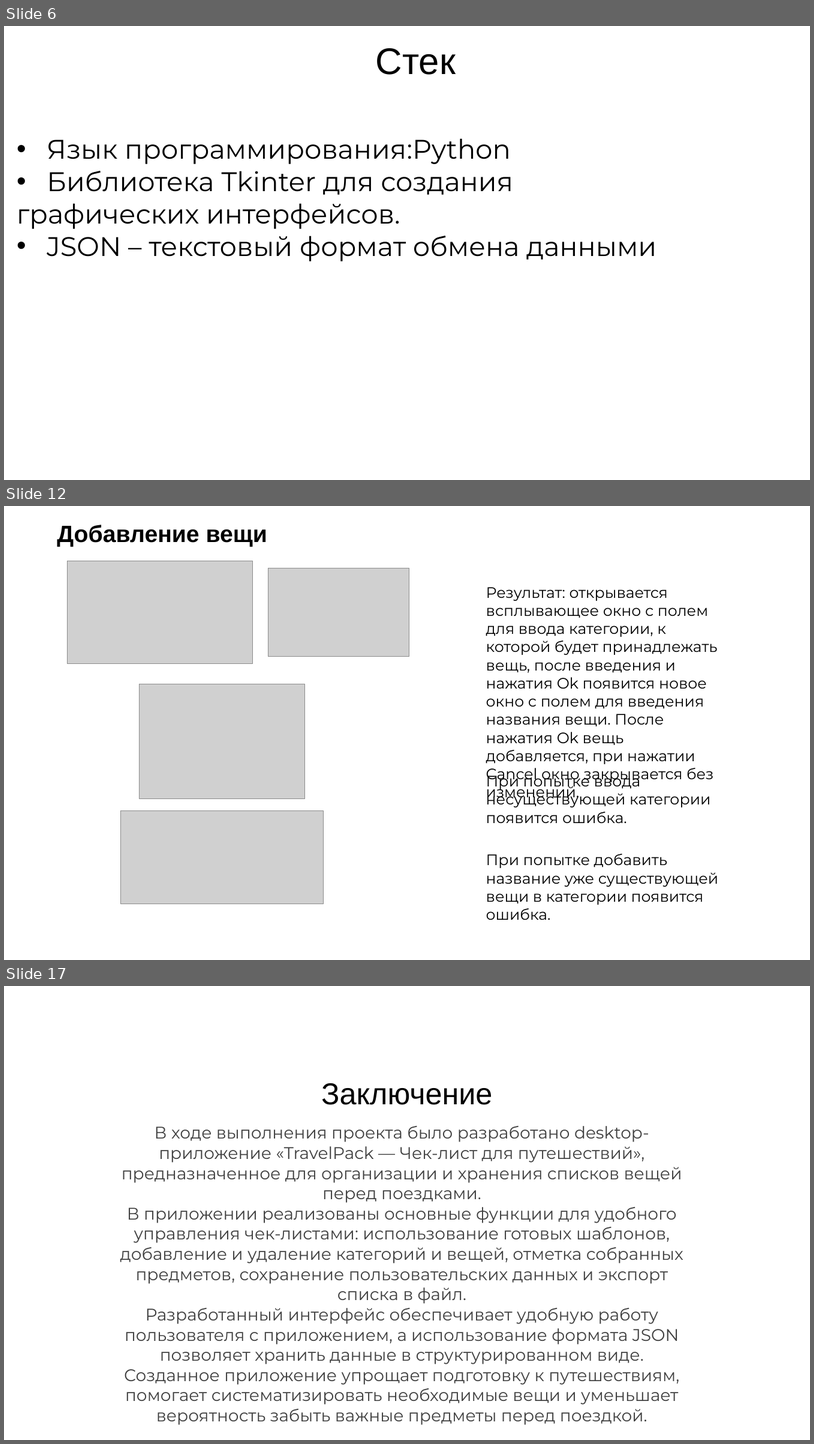
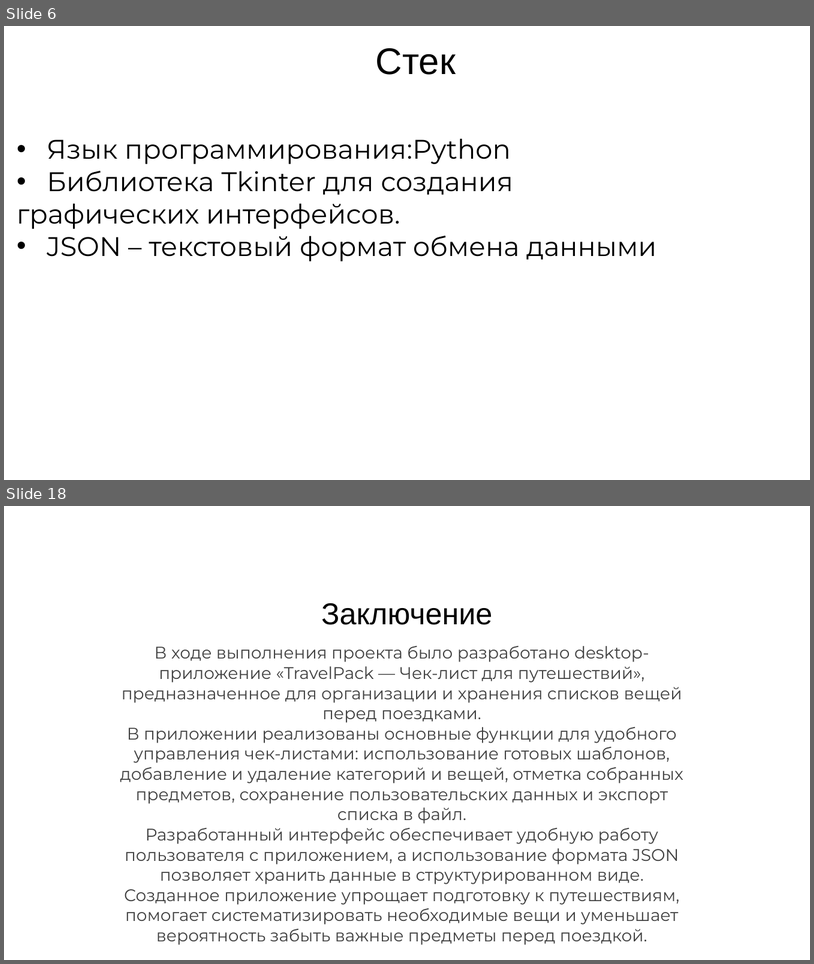
Before and after one commit to Samira13456/project3, a slide deck: pr3.pptx. Shown one above the other, each under a label of ours: slides 6, 12 and 17 before the commit, slides 6 and 18 after it; the slides between them are not shown. The pictures are 814x1444 and 814x964 pixels, drawn with LibreOffice and Linux fonts; fonts in the diff are those of the drawing; grey boxes stand for pictures; background and template pictures are left out. Boxes give left, top, right and bottom in pixels: in the first picture for what was removed or moved away, otherwise in the second. Text is boxed around its words. In the diff, an @@ line names an element or a change of style, - is before the commit and + after.

```diff
--- a/pr3.pptx
+++ b/pr3.pptx
@@ slide 12 removed at [4, 506, 810, 960], background picture (left out) @@
@@ text removed at [57, 525, 267, 547] @@
-Добавление вещи
@@ rounded rectangle removed at [52, 554, 431, 913] @@
@@ rounded rectangle removed at [468, 554, 763, 913] @@
@@ picture removed at [68, 561, 252, 663] @@
@@ picture removed at [269, 568, 410, 656] @@
@@ text removed at [486, 587, 718, 801] @@
-Результат: открывается всплывающее окно с полем для ввода категории, к которой будет принадлежать вещь, после введения и нажатия Ok появится новое окно с полем для введения названия вещи. После нажатия Ok вещь добавляется, при нажатии Cancel окно закрывается без изменений.
@@ picture removed at [140, 684, 305, 799] @@
@@ text removed at [486, 772, 711, 823] @@
-При попытке ввода несуществующей категории появится ошибка.
@@ picture removed at [121, 811, 323, 903] @@
@@ text removed at [486, 853, 719, 904] @@
-При попытке добавить название уже существующей вещи в категории появится ошибка.
@@ what was slide 17 is now slide 18 @@
```
Also in this commit, not shown: 8 slides changed, 3 slides added, 1 other slide removed.
